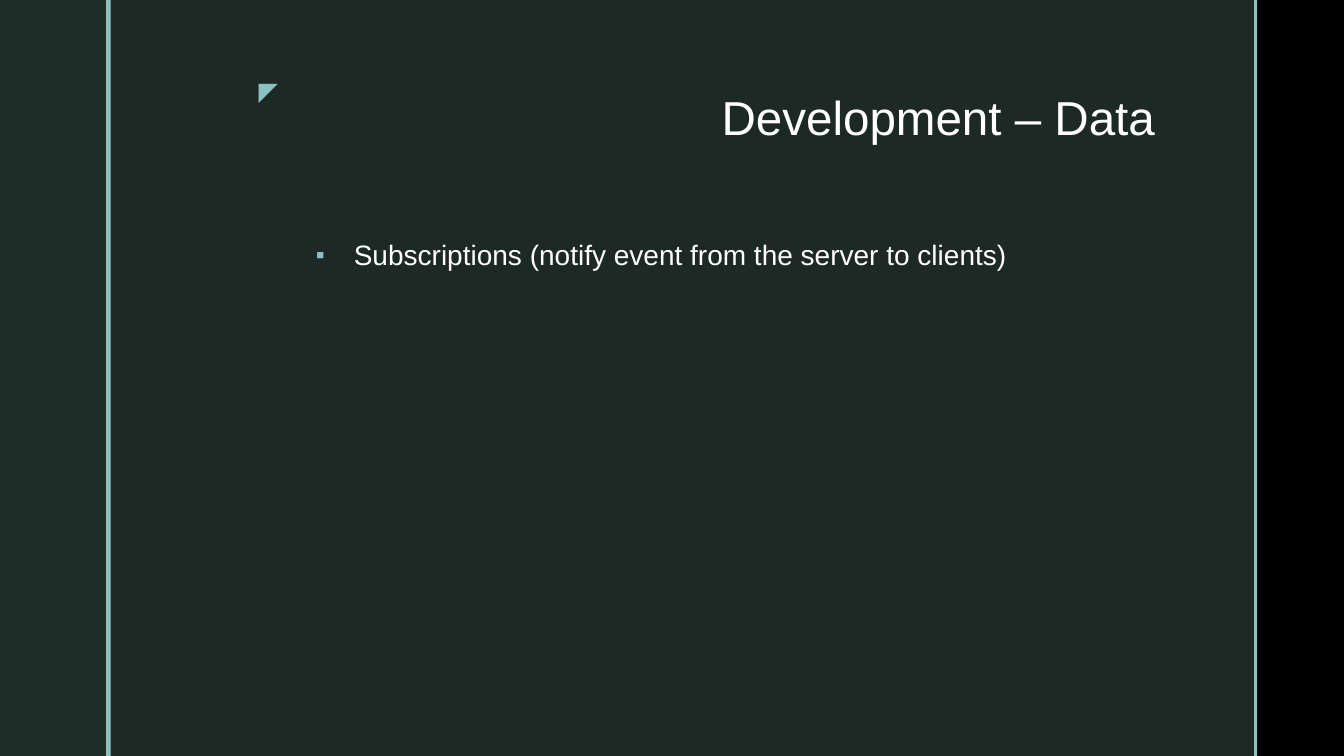
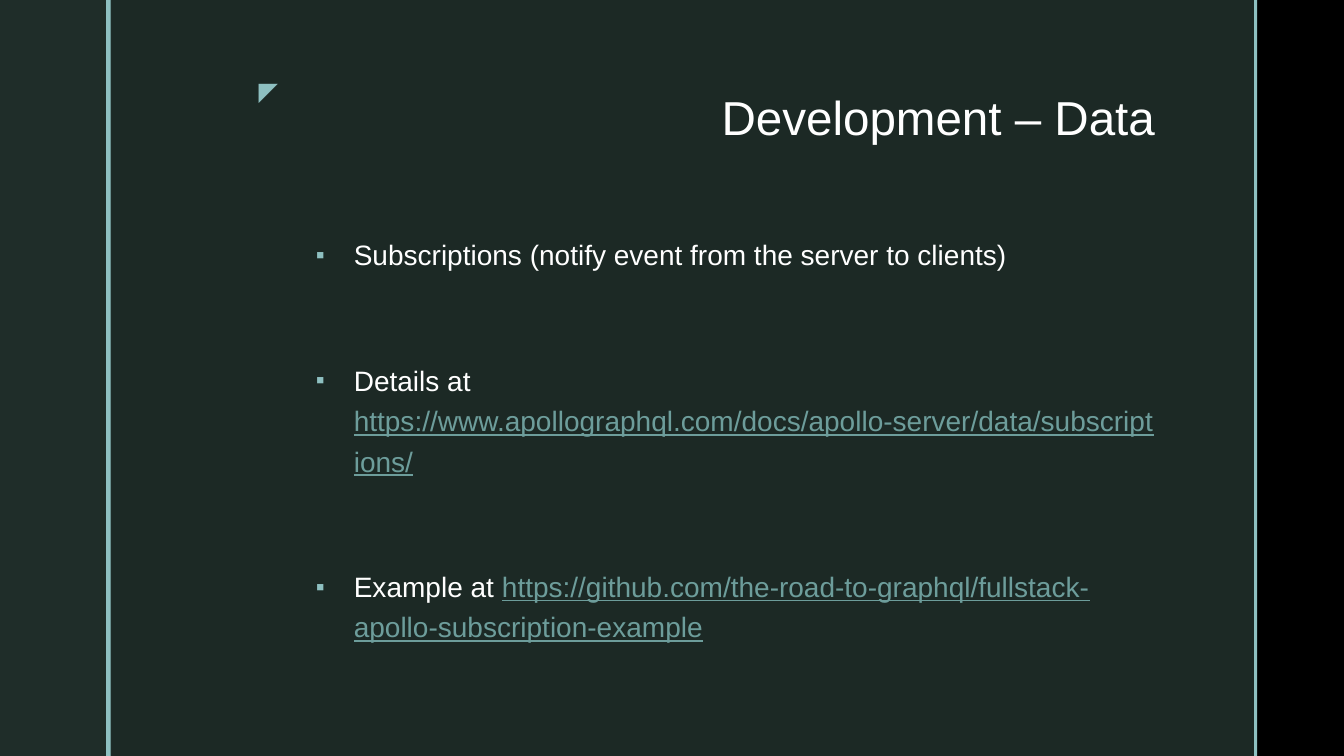
Before and after one commit to dtvu94/Apollo-Server-Client, a slide deck: slide 19 of Docs/Apollo_Server.pptx (slide 17 before the commit). Drawn at 1344x756 pixels with LibreOffice and Linux fonts; fonts in the diff are those of the drawing; background and template pictures are left out. Boxes give left, top, right and bottom in pixels: in the first picture for what was removed or moved away, otherwise in the second. Text is boxed around its words. In the diff, an @@ line names an element or a change of style, - is before the commit and + after.

Commit message:
Complete slide for Apollo Server

```diff
--- a/Docs/Apollo_Server.pptx
+++ b/Docs/Apollo_Server.pptx
@@ text at (x1=354, y1=370, x2=1153, y2=643): paragraphs added @@
+▪ Details at https://www.apollographql.com/docs/apollo-server/data/subscriptions/
+▪ Example at https://github.com/the-road-to-graphql/fullstack-apollo-subscription-example
```
Also in this commit, not shown: 10 other slides changed, 15 slides added, 1 slide removed, 11 other files.
